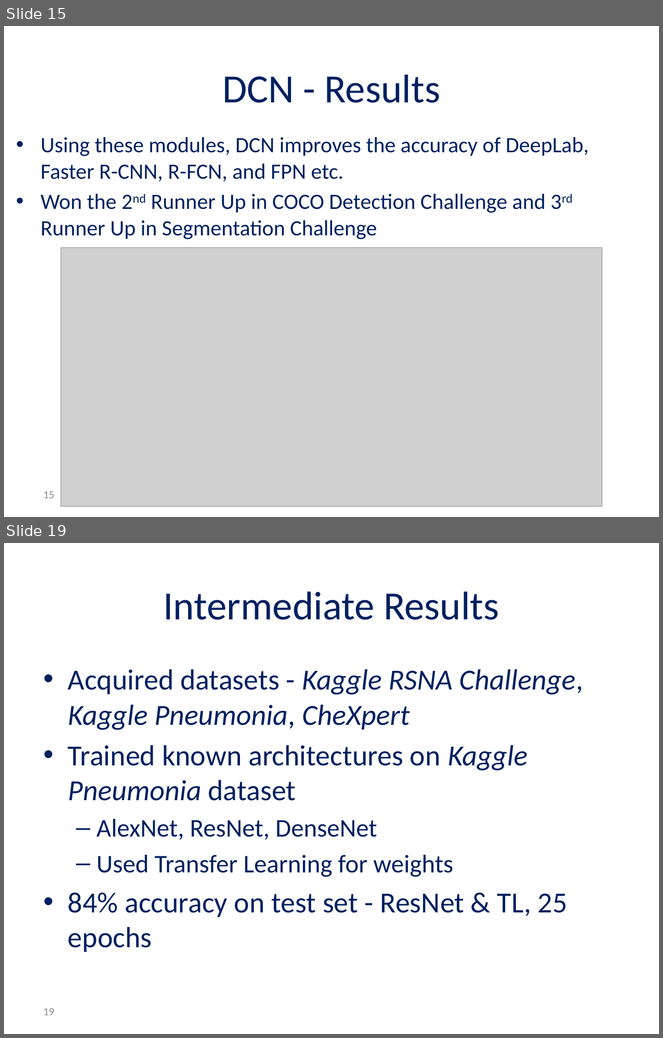
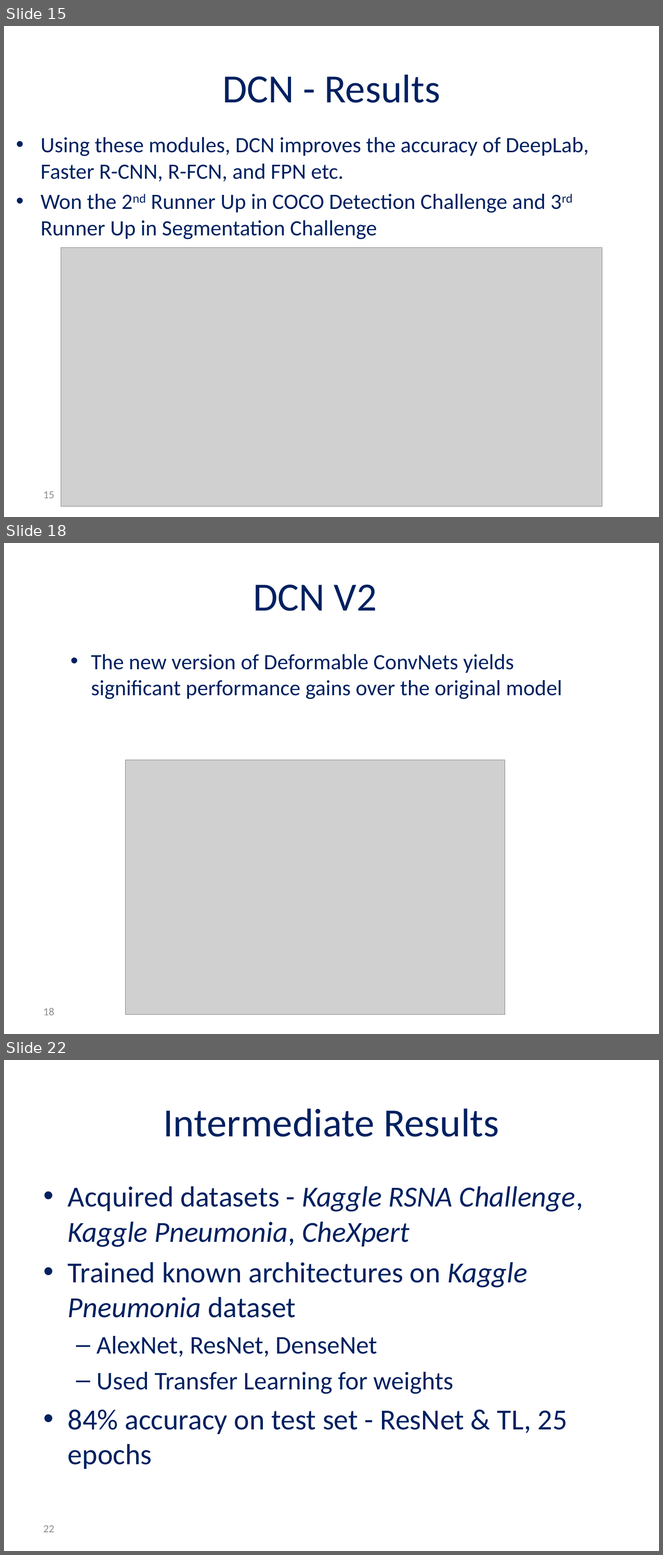
Before and after one commit to andyro2/Pneumonia-Detection-from-Chest-X-Rays-with-Robustness-to-Deformations, a slide deck: MidPresentation_Andy_Or.pptx. Shown one above the other, each under a label of ours: slides 15 and 19 before the commit, slides 15, 18 and 22 after it; the slides between them are not shown. The pictures are 663x1038 and 663x1555 pixels, drawn with LibreOffice and Linux fonts; fonts in the diff are those of the drawing; grey boxes stand for pictures; background and template pictures are left out. Boxes give left, top, right and bottom in pixels: in the first picture for what was removed or moved away, otherwise in the second. Text is boxed around its words. In the diff, an @@ line names an element or a change of style, - is before the commit and + after.

```diff
--- a/MidPresentation_Andy_Or.pptx
+++ b/MidPresentation_Andy_Or.pptx
@@ slide 18 added at <box>4,543,659,1034</box>, background #FFFFFF @@
@@ title added at <box>253,585,377,611</box>, 44 pt, text #002060 @@
+DCN V2
@@ text added at <box>91,654,562,700</box>, 24 pt, text #002060 @@
+• The new version of Deformable ConvNets yields significant performance gains over the original model
@@ picture added at <box>125,760,505,1015</box> @@
@@ page number added at <box>44,1008,54,1016</box>, 12 pt, text #8C8C8C @@
+18
@@ what was slide 19 is now slide 22 @@
@@ page number at <box>44,1525,54,1533</box>: text changed @@
-19
+22
```
Also in this commit, not shown: 3 slides changed, 2 other slides added, 3 slides removed.
